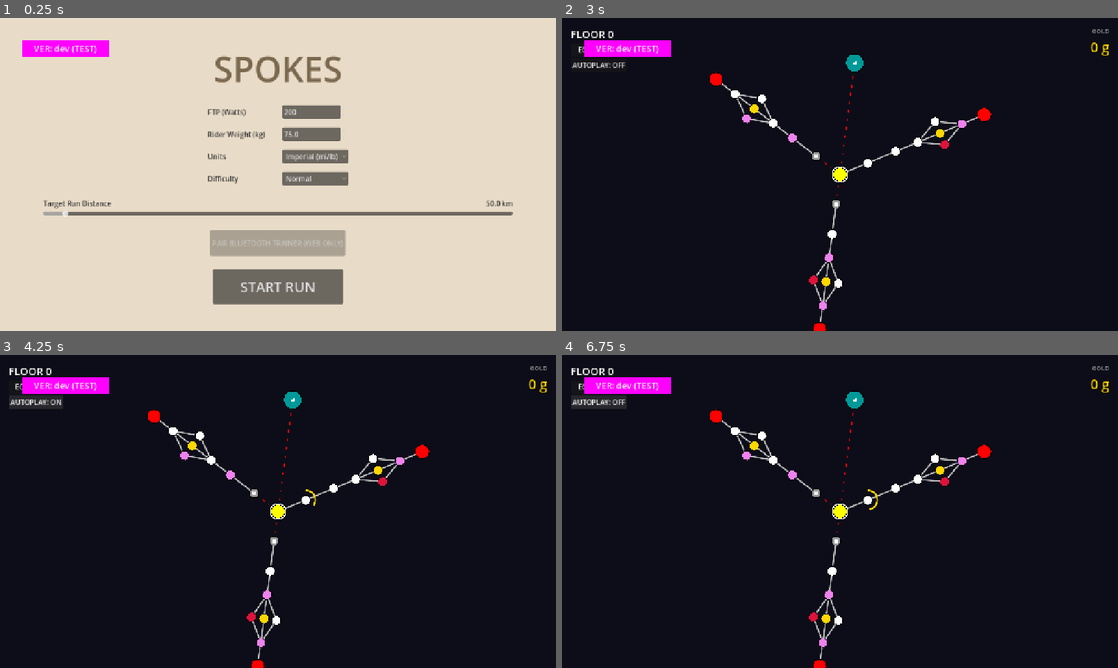
Above: before the commit, frames 1-4 (two rows, left to right).
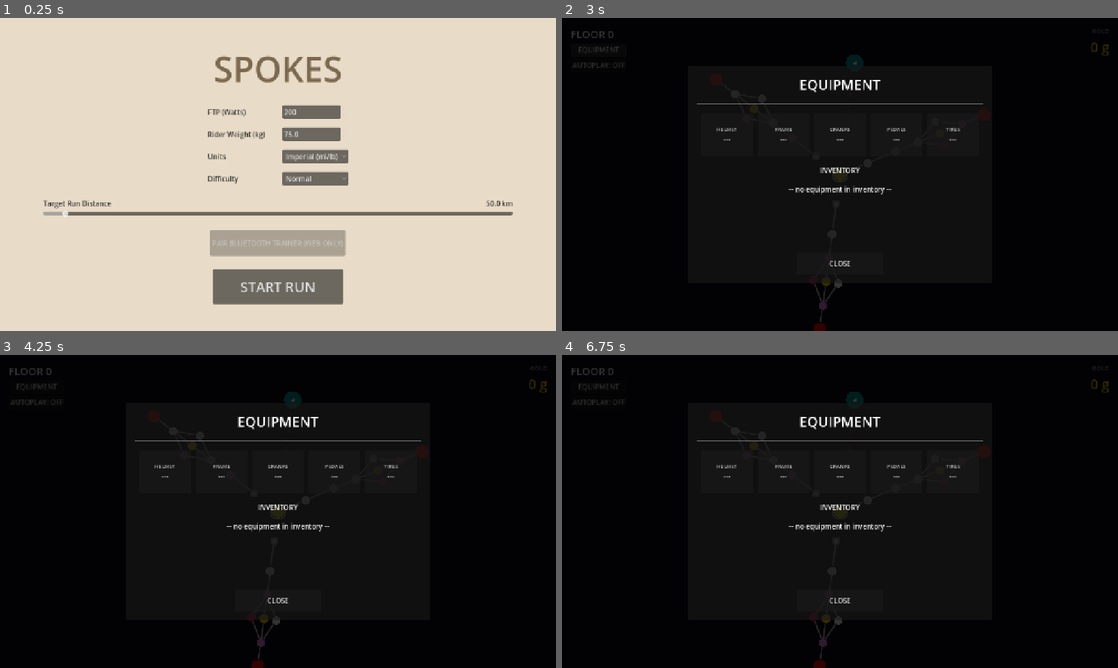
Above: after the commit, the same moments.

Repository: alexkibler/spokes-godot
Game: Godot game, scene res://src/scenes/MenuScene.tscn
Same seed, same stepped clock (60 frames per second), same inputs: the game is played once before the commit and once after it.
Inputs:
- Up to frame 1 (0.25 s): no input
- Up to frame 2 (3 s): click "Normal" at 0.5 s; click "Normal" at 1.25 s; click "START RUN" at 2 s; click "EQUIPMENT" at 2.75 s
- Up to frame 3 (4.25 s): click "AUTOPLAY: OFF" at 3.5 s
- Up to frame 4 (6.75 s): click "AUTOPLAY: ON" (after the commit: "AUTOPLAY: OFF") at 4.25 s; click "EQUIPMENT" at 5 s; click "AUTOPLAY: OFF" at 5.75 s; click "AUTOPLAY: ON" (after the commit: "AUTOPLAY: OFF") at 6.5 s

The runs differ from the first frame. In frame 1, 0.8% of the frame differs, in the area x 4-20%, y 7-13%; in frame 2, 3.7%; in frame 3, 4.1%; in frame 4, 4.1%, in the area x 1-99%, y 3-100%.

Commit message:
ui: restore watermark to bottom-right and fix unsupported format errors

Diff:
--- a/src/autoloads/BuildInfo.gd
+++ b/src/autoloads/BuildInfo.gd
@@ -12,28 +12,28 @@
 
 func _add_version_watermark() -> void:
 	var layer = CanvasLayer.new()
-	layer.layer = 128 # Max layer
+	layer.layer = 128 # Very high layer
 	add_child(layer)
 
-	var bg = ColorRect.new()
-	bg.color = Color.MAGENTA # Extreme contrast
-	bg.custom_minimum_size = Vector2(200, 40)
-	layer.add_child(bg)
+	var margin = MarginContainer.new()
+	margin.mouse_filter = Control.MOUSE_FILTER_IGNORE # Don't block clicks
+	layer.add_child(margin)
+
+	# Explicitly set anchoring to bottom-right
+	margin.layout_mode = 1 # Use Anchors
+	margin.set_anchors_preset(Control.PRESET_BOTTOM_RIGHT)
+	margin.grow_horizontal = Control.GROW_DIRECTION_BEGIN
+	margin.grow_vertical = Control.GROW_DIRECTION_BEGIN
+
+	margin.add_theme_constant_override("margin_right", 10)
+	margin.add_theme_constant_override("margin_bottom", 10)
 
 	var watermark = Label.new()
-	# Hardcode string to rule out empty variable issues
-	watermark.text = "VER: " + COMMIT_HASH.left(7) + " (TEST)"
-	watermark.add_theme_font_size_override("font_size", 20)
-	watermark.add_theme_color_override("font_color", Color.WHITE)
+	watermark.text = "v: " + COMMIT_HASH.left(7)
+	watermark.add_theme_font_size_override("font_size", 14)
+	watermark.add_theme_color_override("font_color", Color(0, 0, 0, 0.4)) # Semi-transparent black
 	watermark.mouse_filter = Control.MOUSE_FILTER_IGNORE
-	bg.add_child(watermark)
-
-	# Center text in BG
-	watermark.set_anchors_and_offsets_preset(Control.PRESET_CENTER)
-
-	# Position the whole thing in top-left
-	bg.layout_mode = 1
-	bg.set_anchors_and_offsets_preset(Control.PRESET_TOP_LEFT, Control.PRESET_MODE_MINSIZE, 50)
+	margin.add_child(watermark)
 
 	if OS.has_feature("web"):
-		JavaScriptBridge.eval("console.log('Spokes: Watermark added to tree')")
+		JavaScriptBridge.eval("console.log('Spokes: Watermark added to bottom-right')")
--- a/src/autoloads/TrainerService.gd
+++ b/src/autoloads/TrainerService.gd
@@ -185,7 +185,8 @@
 
 func set_simulation_params(grade: float, crr: float, cwa: float) -> void:
     if OS.has_feature("web") and not is_mock_mode and is_connected_to_device:
-        JavaScriptBridge.eval("window.setFTMSGrade(%f, %f, %f);" % [grade, crr, cwa])
+        var js_call = "window.setFTMSGrade(" + str(grade) + ", " + str(crr) + ", " + str(cwa) + ");"
+        JavaScriptBridge.eval(js_call)
 
 func _on_mock_tick() -> void:
     if not is_connected_to_device or not is_mock_mode:
--- a/src/autoloads/Units.gd
+++ b/src/autoloads/Units.gd
@@ -44,7 +44,7 @@
 func format_fixed(val: float, decimals: int = 1) -> String:
 	if is_close_to_integer(val):
 		return str(int(round(val)))
-	return "%.*f" % [decimals, val]
+	return str(val).pad_decimals(decimals)
 
 ## Checks if a number is "close enough" to an integer to be displayed as one.
 func is_close_to_integer(val: float, tolerance: float = 0.0001) -> bool:
